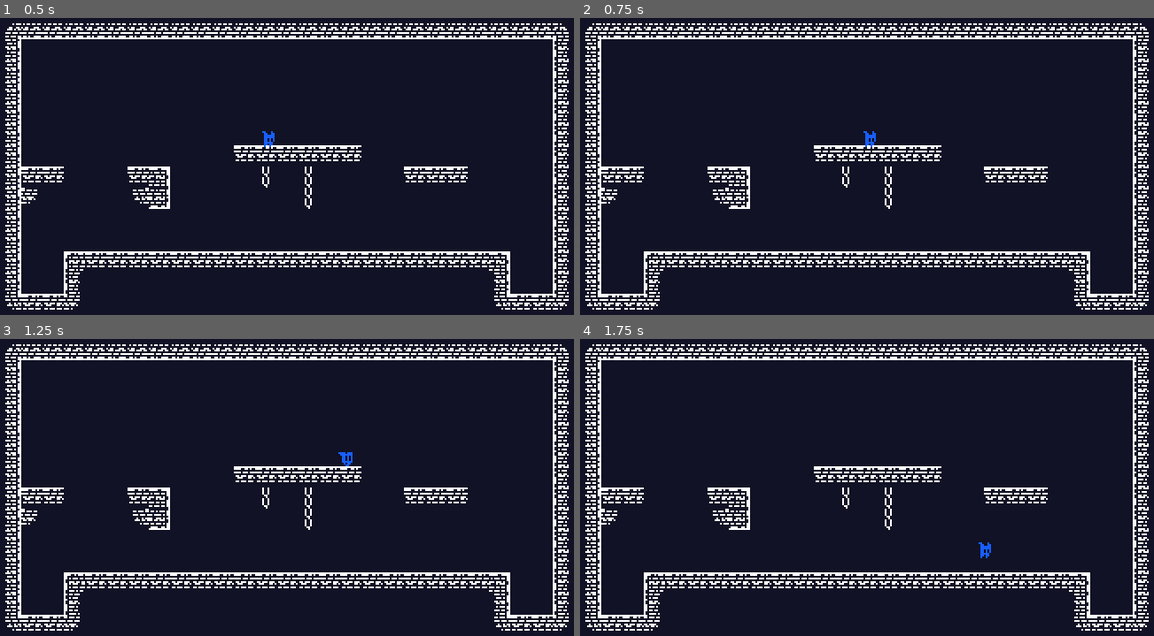
Above: before the commit, frames 1-4 (two rows, left to right).
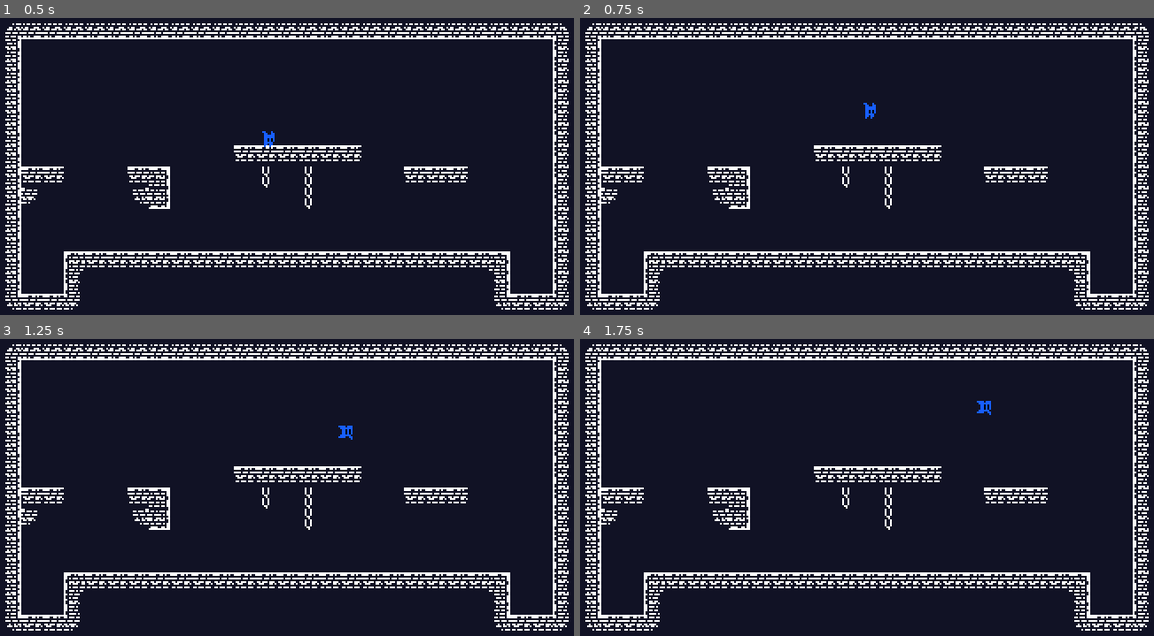
Above: after the commit, the same moments.

Repository: lcarvalhogs/godot-platformer
Game: Godot game, scene res://Game.tscn
Two runs of this game, one before a commit and one after it. Both use one fixed random seed, a clock stepped at 60 frames per second and the inputs below.
Inputs:
- Up to frame 1 (0.5 s): no input
- Up to frame 2 (0.75 s): hold Right (right) from 0.53 s (still down); hold Up (jump) from 0.53 s (still down)
- Up to frame 3 (1.25 s): keep holding Right (right); keep holding Up (jump)
- Up to frame 4 (1.75 s): keep holding Right (right); release Up (jump) at 1.28 s; tap Up (jump) at 1.35, 1.52 s

Frame 1 is identical in both runs. In frame 2, 0.2% of the frame differs, in the area x 49-52%, y 28-44%; in frame 3, 0.2%, in the area x 58-62%, y 29-43%; in frame 4, 0.2%.

Commit message:
Adds initial regular and air jumping.

Diff:
--- a/Player.gd
+++ b/Player.gd
@@ -1,16 +1,42 @@
 extends CharacterBody2D
 
+enum {NORMAL, JUMP, FALL, LAND, DIE}
 const GRAVITY = 800
+const JUMP_VELOCITY = -200
+const AIR_JUMP_MULTIPLIER: float = 0.75
+
 @export var speed:int = 65
 @export var air_control:bool = true
+@export var max_air_jumps:int = 1
 
+var state:= NORMAL
+var air_jumps: int = 0
 func _ready():
 	pass
 
 func _process(delta):
 	if Input.is_action_pressed("ui_cancel"):
 		get_tree().quit()
-	horizontal()
+
+	match state:
+		NORMAL:
+			horizontal()
+			if Input.is_action_pressed("jump"):
+				air_jumps = max_air_jumps
+				state = JUMP
+				jump()
+		JUMP:
+			jump()
+			pass
+		FALL:
+			if is_on_floor():
+				state = LAND
+			pass
+		LAND:
+			state = NORMAL
+			pass
+		DIE:
+			pass
 
 func _physics_process(delta):
 	velocity.y += GRAVITY * delta
@@ -31,3 +57,18 @@
 			$AnimationPlayer.play("idle")
 		else:
 			$AnimationPlayer.play("walk")
+
+func jump():
+	if air_control:
+		horizontal()
+
+	if Input.is_action_pressed("jump") and air_jumps >= 0:
+		$AnimationPlayer.play("jump")
+		if air_jumps == max_air_jumps:
+			velocity.y = JUMP_VELOCITY
+		else:
+			velocity.y = JUMP_VELOCITY * AIR_JUMP_MULTIPLIER
+
+		air_jumps -= 1
+	if is_on_floor() and velocity.y >= 0:
+		state = LAND
